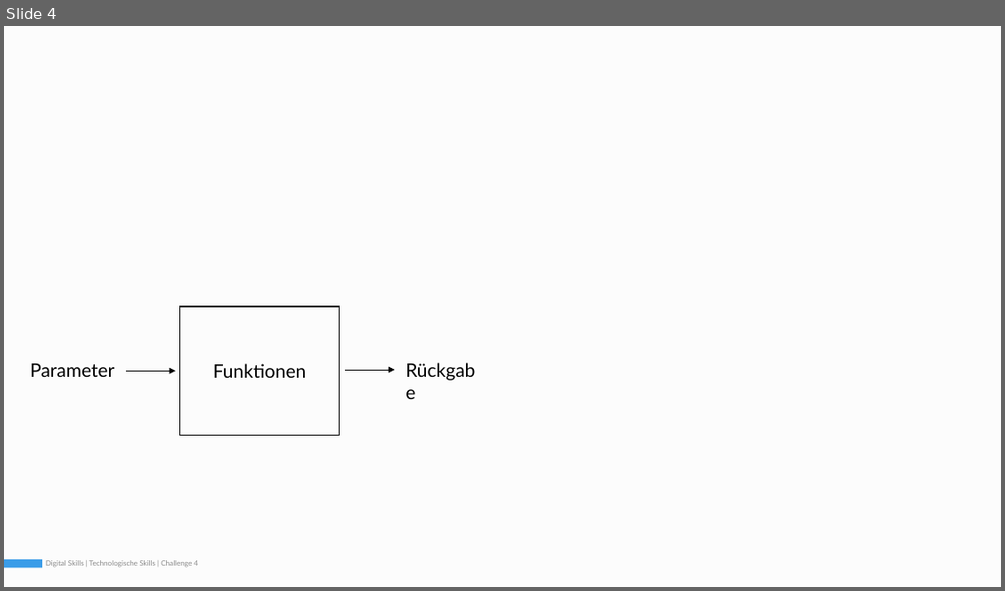
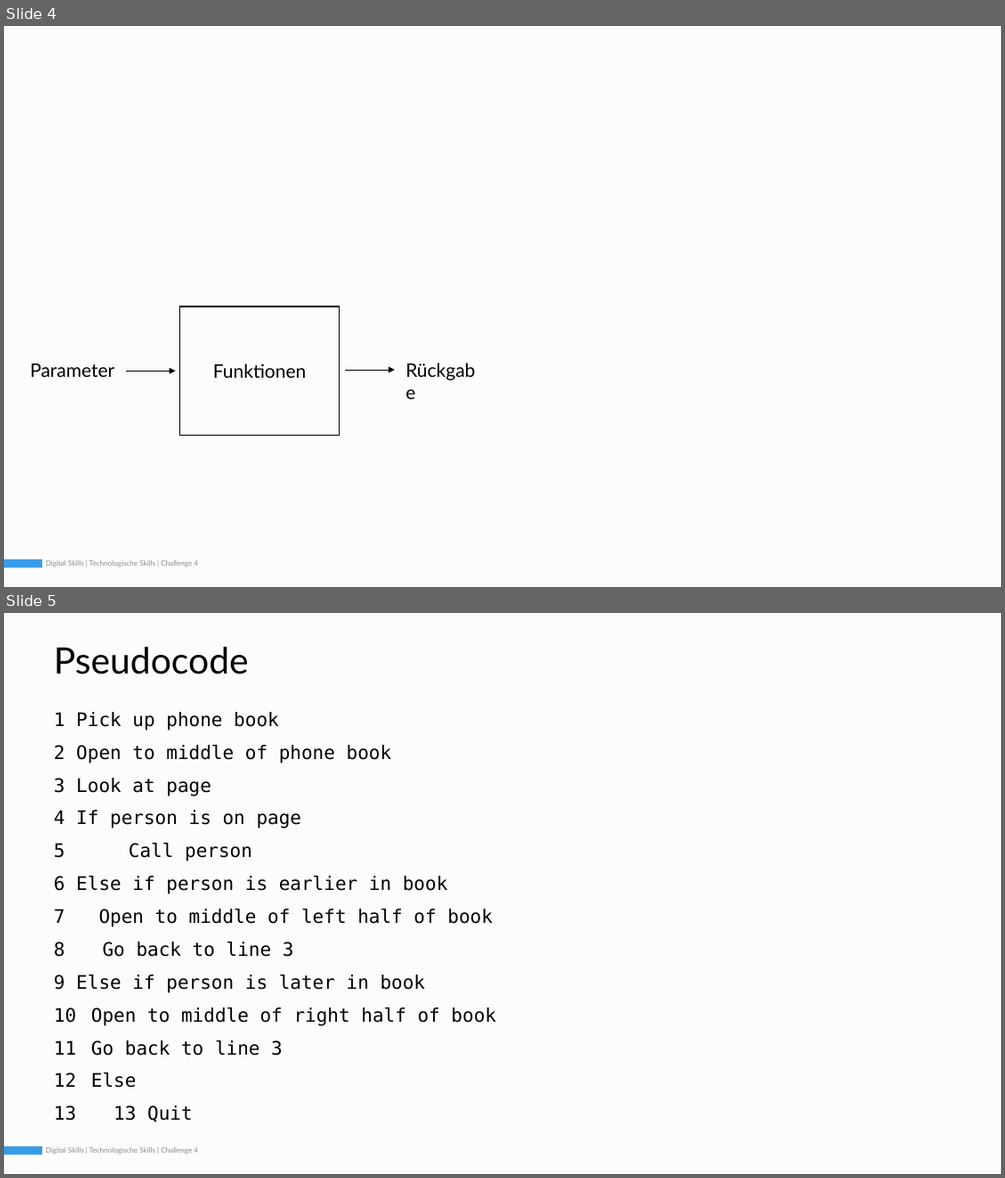
Before and after one commit to Simple-codinger/digitalskills, a slide deck: semester1_technology_skills/04_python1/slides/DigitalSkills_01_04_Python1_220221_v2.pptx. Shown one above the other, each under a label of ours: slide 4 before the commit, slides 4 and 5 after it. The pictures are 1005x591 and 1005x1178 pixels, drawn with LibreOffice and Linux fonts; fonts in the diff are those of the drawing. Boxes give left, top, right and bottom in pixels: in the first picture for what was removed or moved away, otherwise in the second. Text is boxed around its words. In the diff, an @@ line names an element or a change of style, - is before the commit and + after.

```diff
--- a/semester1_technology_skills/04_python1/slides/DigitalSkills_01_04_Python1_220221_v2.pptx
+++ b/semester1_technology_skills/04_python1/slides/DigitalSkills_01_04_Python1_220221_v2.pptx
@@ slide 5 added at box(4, 613, 1001, 1174), background #F0F0F0; not listed: 3 template elements that a slide beside it also shows @@
@@ title added at box(54, 647, 249, 674), 35 pt, text #000000 @@
+Pseudocode
@@ text added at box(54, 712, 496, 1055), 18 pt, text #000000 @@
+1 Pick up phone book
+2 Open to middle of phone book
+3 Look at page
+4 If person is on page
+5 Call person
+6 Else if person is earlier in book
+7 Open to middle of left half of book
+8 Go back to line 3
+9 Else if person is later in book
+10 Open to middle of right half of book
+11 Go back to line 3
+12 Else
+13 13 Quit
```
Also in this commit, not shown: 2 other files.
